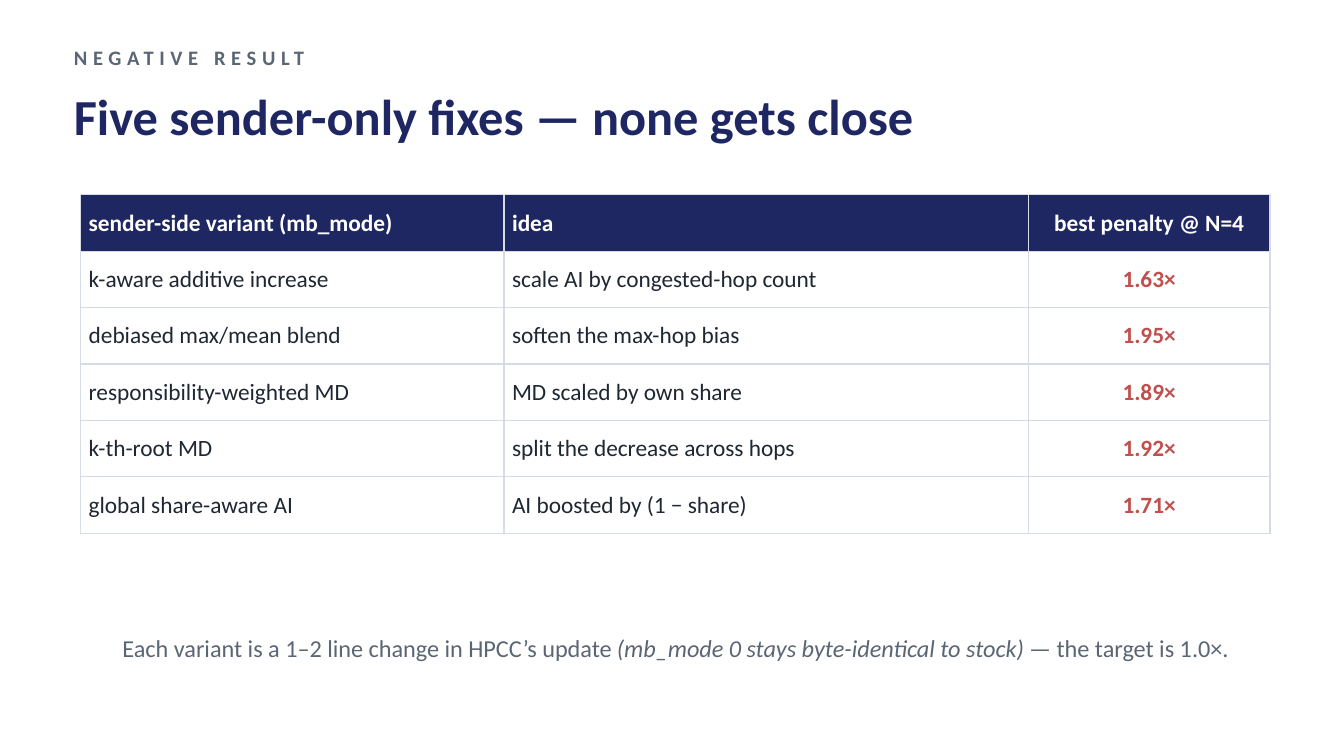
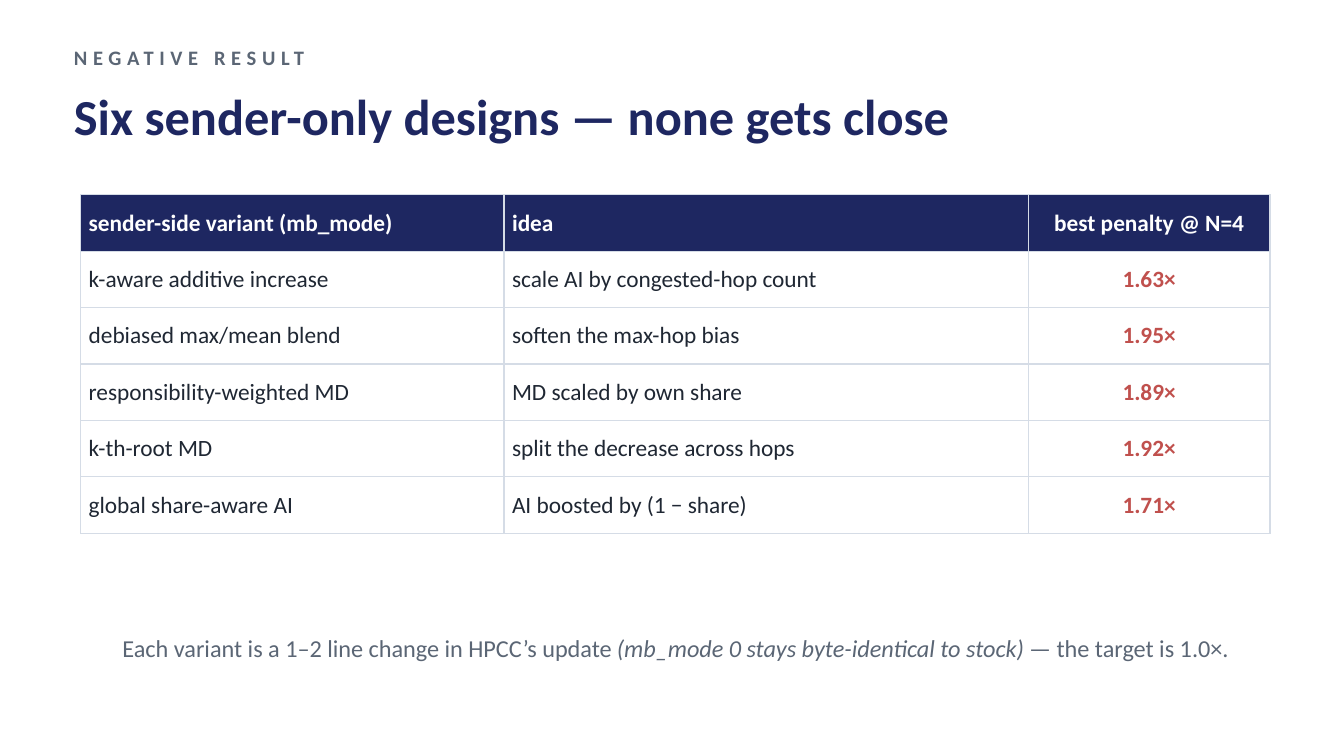
Before and after one commit to UNOCourseDemo/hpcc-fs, a slide deck: slide 7 of examples/hpcc/hpcc-fs/talk/ipccc2026-talk.pptx. Drawn at 1344x756 pixels with LibreOffice and Linux fonts; fonts in the diff are those of the drawing. Boxes give left, top, right and bottom in pixels: in the first picture for what was removed or moved away, otherwise in the second. Text is boxed around its words. In the diff, an @@ line names an element or a change of style, - is before the commit and + after.

```diff
--- a/examples/hpcc/hpcc-fs/talk/ipccc2026-talk.pptx
+++ b/examples/hpcc/hpcc-fs/talk/ipccc2026-talk.pptx
@@ text at (74, 99, 949, 144): text changed @@
-Five sender-only fixes — none gets close
+Six sender-only designs — none gets close
```
Also in this commit, not shown: 7 other slides changed, 21 other files.
